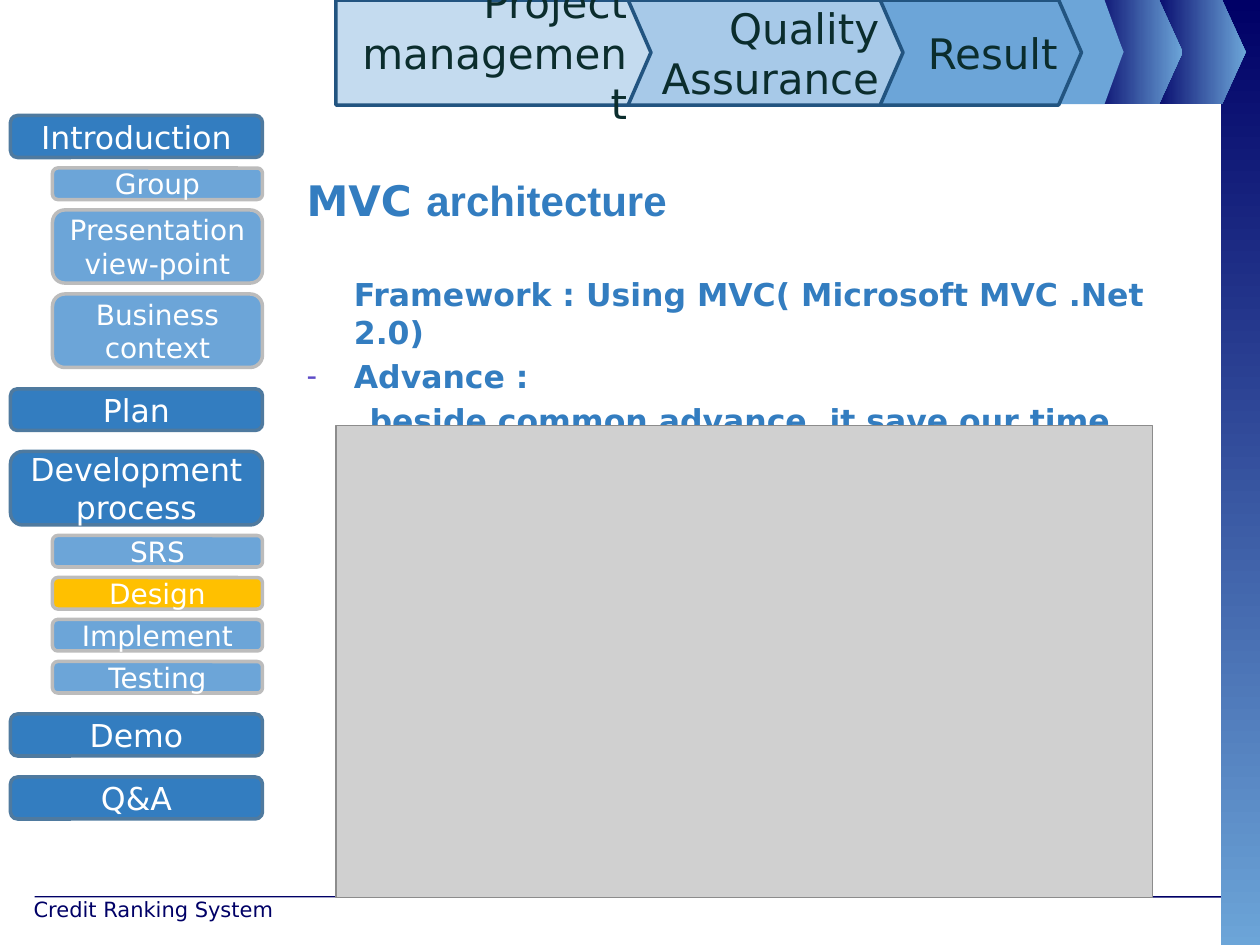
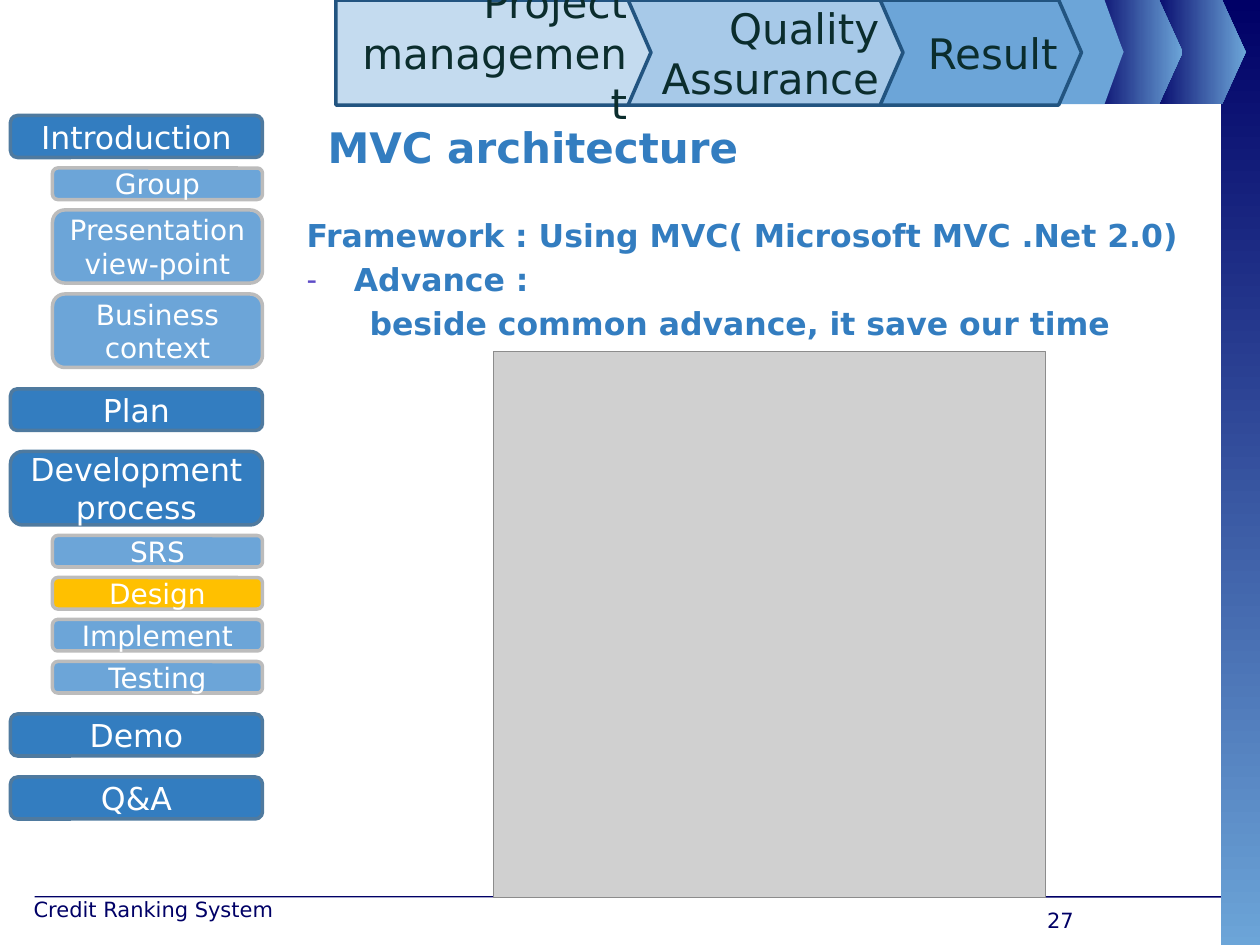
Before and after one commit to maily89/fbdm, a slide deck: slide 27 of Deliverables/FBD - slide.pptx (slide 30 before the commit). Drawn at 1260x945 pixels with LibreOffice and Linux fonts; fonts in the diff are those of the drawing; grey boxes stand for pictures; background and template pictures are left out. Boxes give left, top, right and bottom in pixels: in the first picture for what was removed or moved away, otherwise in the second. Text is boxed around its words. In the diff, an @@ line names an element or a change of style, - is before the commit and + after.

```diff
--- a/Deliverables/FBD - slide.pptx
+++ b/Deliverables/FBD - slide.pptx
@@ text added at (x1=328, y1=131, x2=738, y2=164), 24 pt, text #337DC0, bold @@
+MVC architecture
@@ text at (x1=307, y1=185, x2=666, y2=217): paragraph removed @@
-MVC architecture
@@ text "Framework : Using MVC( Microsoft ..." moved from (x1=307, y1=185, x2=1144, y2=426) to (x1=307, y1=223, x2=1177, y2=340) @@
@@ picture resized from (x1=336, y1=426, x2=1153, y2=898) to (x1=494, y1=352, x2=1046, y2=898) @@
@@ page number added at (x1=1047, y1=912, x2=1074, y2=928), 12 pt, text #000066 @@
+27
```
Also in this commit, not shown: 39 other slides changed, 4 slides removed, 20 other files.
